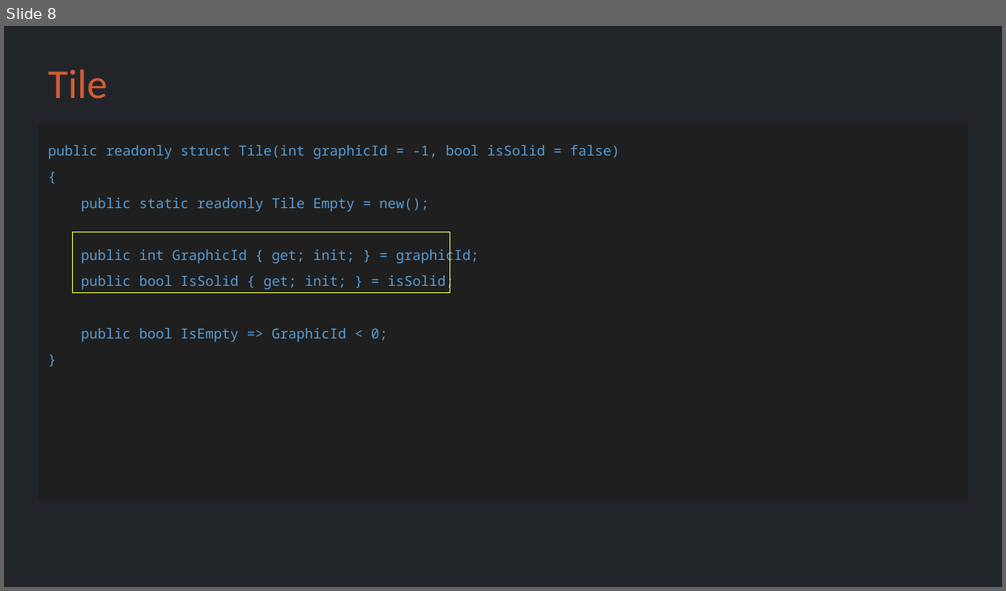
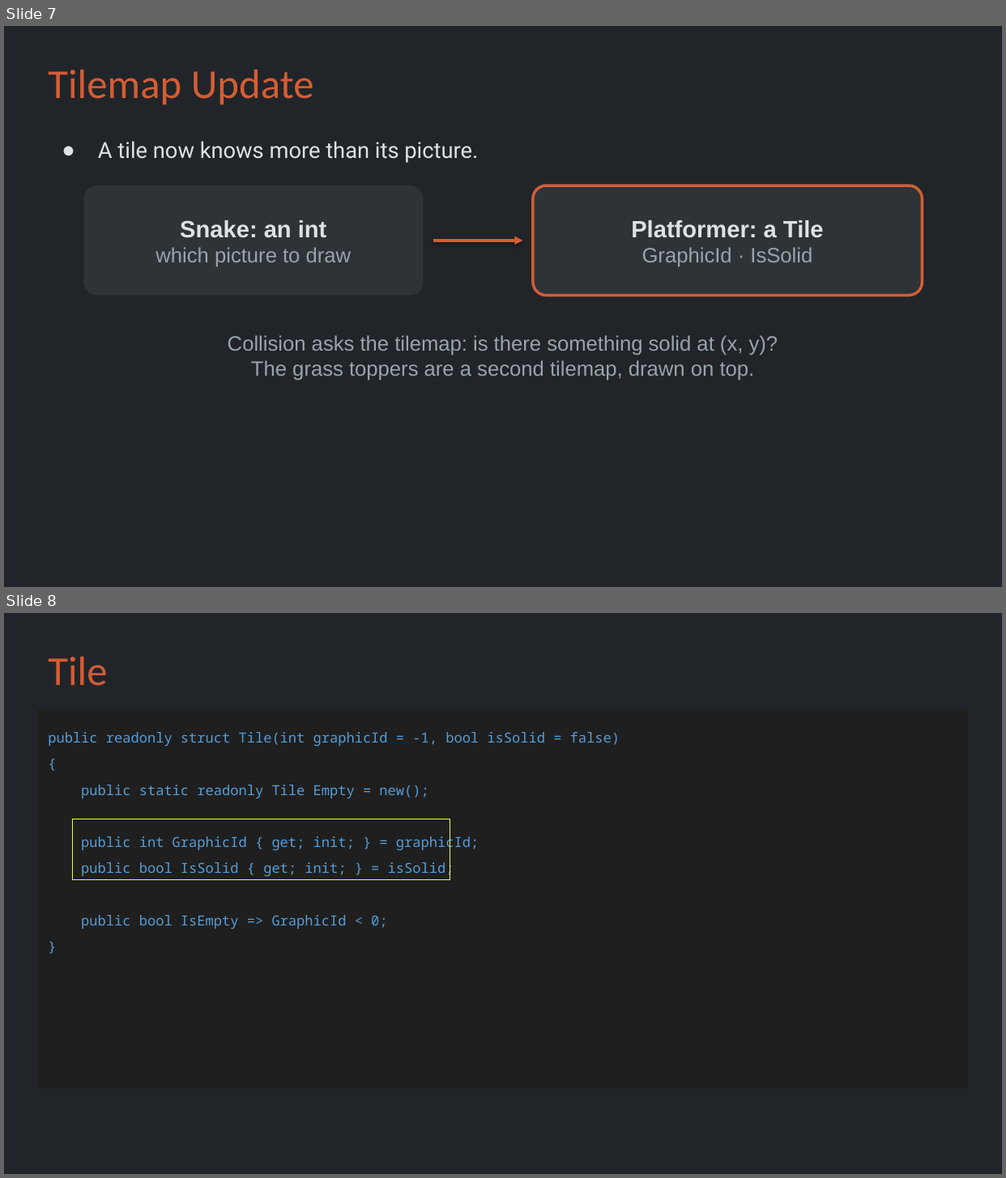
Before and after one commit to Metamate/gar, a slide deck: slides/06 Super Mario Bros.pptx. Shown one above the other, each under a label of ours: slide 8 before the commit, slides 7 and 8 after it. The pictures are 1006x591 and 1006x1178 pixels, drawn with LibreOffice and Linux fonts; fonts in the diff are those of the drawing. Boxes give left, top, right and bottom in pixels: in the first picture for what was removed or moved away, otherwise in the second. Text is boxed around its words. In the diff, an @@ line names an element or a change of style, - is before the commit and + after.

```diff
--- a/slides/06 Super Mario Bros.pptx
+++ b/slides/06 Super Mario Bros.pptx
@@ slide 7 added at (4,26,1002,587), background #212529 @@
@@ title added at (48,69,314,105), 29.7 pt, text #D45D35 @@
+Tilemap Update
@@ text added at (98,141,478,163), 16 pt, text #DEE2E6 @@
+● A tile now knows more than its picture.
@@ rounded rectangle added at (84,186,423,296), fill #2E3338, 15 pt, text #9AA3AB @@
+Snake: an int
+which picture to draw
@@ rounded rectangle added at (533,186,922,296), fill #2E3338, outline #D45D35 2 pt, 15 pt, text #9AA3AB @@
+Platformer: a Tile
+GraphicId · IsSolid
@@ arrow added from (433, 241) to (523, 241), #D45D35 2 pt @@
@@ text added at (228,335,778,380), 15 pt, text #9AA3AB @@
+Collision asks the tilemap: is there something solid at (x, y)?
+The grass toppers are a second tilemap, drawn on top.
```
Also in this commit, not shown: 4 slides changed, 4 other slides added, 4 slides removed.
